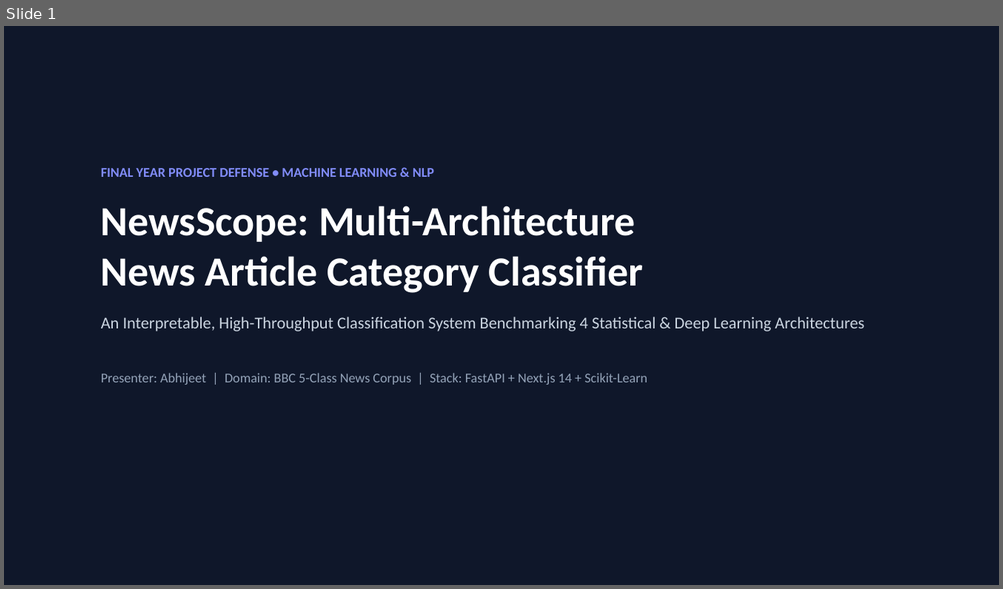
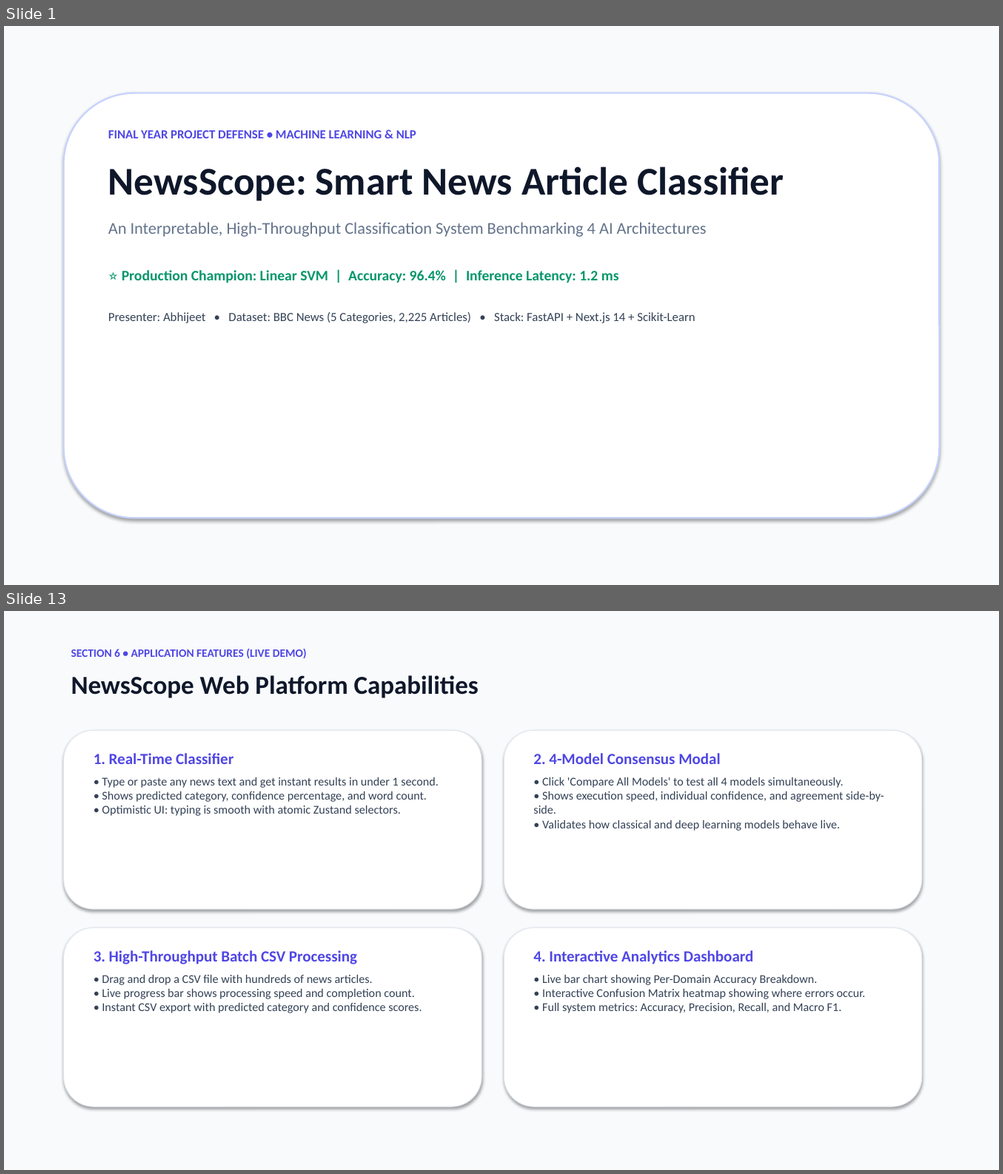
Before and after one commit to Abhijeet0848/NewsLens, a slide deck: docs/NewsScope_Presentation.pptx. Shown one above the other, each under a label of ours: slide 1 before the commit, slides 1 and 13 after it; the slides between them are not shown. The pictures are 1003x589 and 1003x1174 pixels, drawn with LibreOffice and Linux fonts; fonts in the diff are those of the drawing. Boxes give left, top, right and bottom in pixels: in the first picture for what was removed or moved away, otherwise in the second. Text is boxed around its words. In the diff, an @@ line names an element or a change of style, - is before the commit and + after.

Commit message:
docs: restructure presentation into 7 user-specified sections using light theme

```diff
--- a/docs/NewsScope_Presentation.pptx
+++ b/docs/NewsScope_Presentation.pptx
@@ slide 13 added at (x1=4, y1=611, x2=999, y2=1170), background #F8FAFC @@
@@ text added at (x1=71, y1=649, x2=307, y2=658), 11 pt, text #4F46E5, bold @@
+SECTION 6 • APPLICATION FEATURES (LIVE DEMO)
@@ text added at (x1=71, y1=675, x2=478, y2=698), 25 pt, text #0F172A, bold @@
+NewsScope Web Platform Capabilities
@@ rounded rectangle added at (x1=64, y1=730, x2=481, y2=909), fill #FFFFFF, outline #E2E8F0 0.75 pt @@
@@ rounded rectangle added at (x1=504, y1=730, x2=922, y2=909), fill #FFFFFF, outline #E2E8F0 0.75 pt @@
@@ text added at (x1=94, y1=753, x2=438, y2=816), 11.5 pt, text #334155 @@
+1. Real-Time Classifier
+• Type or paste any news text and get instant results in under 1 second.
+• Shows predicted category, confidence percentage, and word count.
+• Optimistic UI: typing is smooth with atomic Zustand selectors.
@@ text added at (x1=533, y1=753, x2=884, y2=831), 11.5 pt, text #334155 @@
+2. 4-Model Consensus Modal
+• Click 'Compare All Models' to test all 4 models simultaneously.
+• Shows execution speed, individual confidence, and agreement side-by-side.
+• Validates how classical and deep learning models behave live.
@@ rounded rectangle added at (x1=64, y1=928, x2=481, y2=1107), fill #FFFFFF, outline #E2E8F0 0.75 pt @@
@@ rounded rectangle added at (x1=504, y1=928, x2=922, y2=1107), fill #FFFFFF, outline #E2E8F0 0.75 pt @@
@@ text added at (x1=94, y1=951, x2=421, y2=1014), 11.5 pt, text #334155 @@
+3. High-Throughput Batch CSV Processing
+• Drag and drop a CSV file with hundreds of news articles.
+• Live progress bar shows processing speed and completion count.
+• Instant CSV export with predicted category and confidence scores.
@@ text added at (x1=533, y1=951, x2=865, y2=1014), 11.5 pt, text #334155 @@
+4. Interactive Analytics Dashboard
+• Live bar chart showing Per-Domain Accuracy Breakdown.
+• Interactive Confusion Matrix heatmap showing where errors occur.
+• Full system metrics: Accuracy, Precision, Recall, and Macro F1.
@@ slide 1 changed as well @@
@@ background #0F172A to #F8FAFC @@
@@ rounded rectangle added at (x1=64, y1=93, x2=939, y2=518), fill #FFFFFF, outline #C7D2FE 1.5 pt @@
@@ text "FINAL YEAR PROJECT DEFENSE • ..." moved from (x1=101, y1=168, x2=864, y2=385) to (x1=108, y1=130, x2=783, y2=323) @@
@@ text at (x1=108, y1=130, x2=416, y2=138): size 13 to 12 pt, text colour #818CF8 to #4F46E5 in "FINAL YEAR PROJECT DEFENSE • MACHINE LEARNING ..." @@
@@ text at (x1=108, y1=167, x2=783, y2=323): text changed; size 16 to 12 pt; text colour #CBD5E1 to #334155 @@
-NewsScope: Multi-Architecture
-News Article Category Classifier
-An Interpretable, High-Throughput Classification System Benchmarking 4 Statistical & Deep Learning Architectures
-Presenter: Abhijeet | Domain: BBC 5-Class News Corpus | Stack: FastAPI + Next.js 14 + Scikit-Learn
+NewsScope: Smart News Article Classifier
+An Interpretable, High-Throughput Classification System Benchmarking 4 AI Architectures
+⭐ Production Champion: Linear SVM | Accuracy: 96.4% | Inference Latency: 1.2 ms
+Presenter: Abhijeet • Dataset: BBC News (5 Categories, 2,225 Articles) • Stack: FastAPI + Next.js 14 + Scikit-Learn
```
Also in this commit, not shown: 6 other slides changed, 9 other slides added, 9 slides removed, 2 other files.
